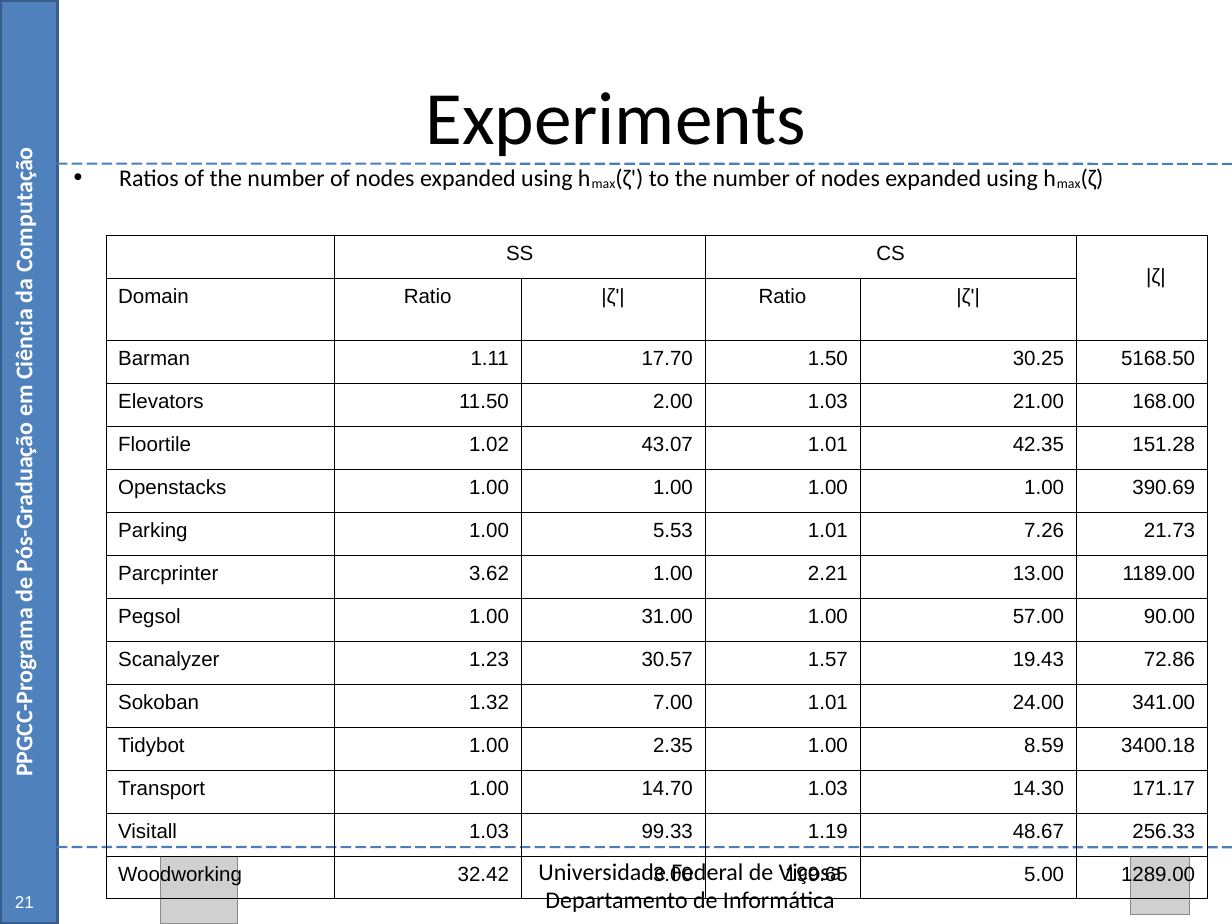
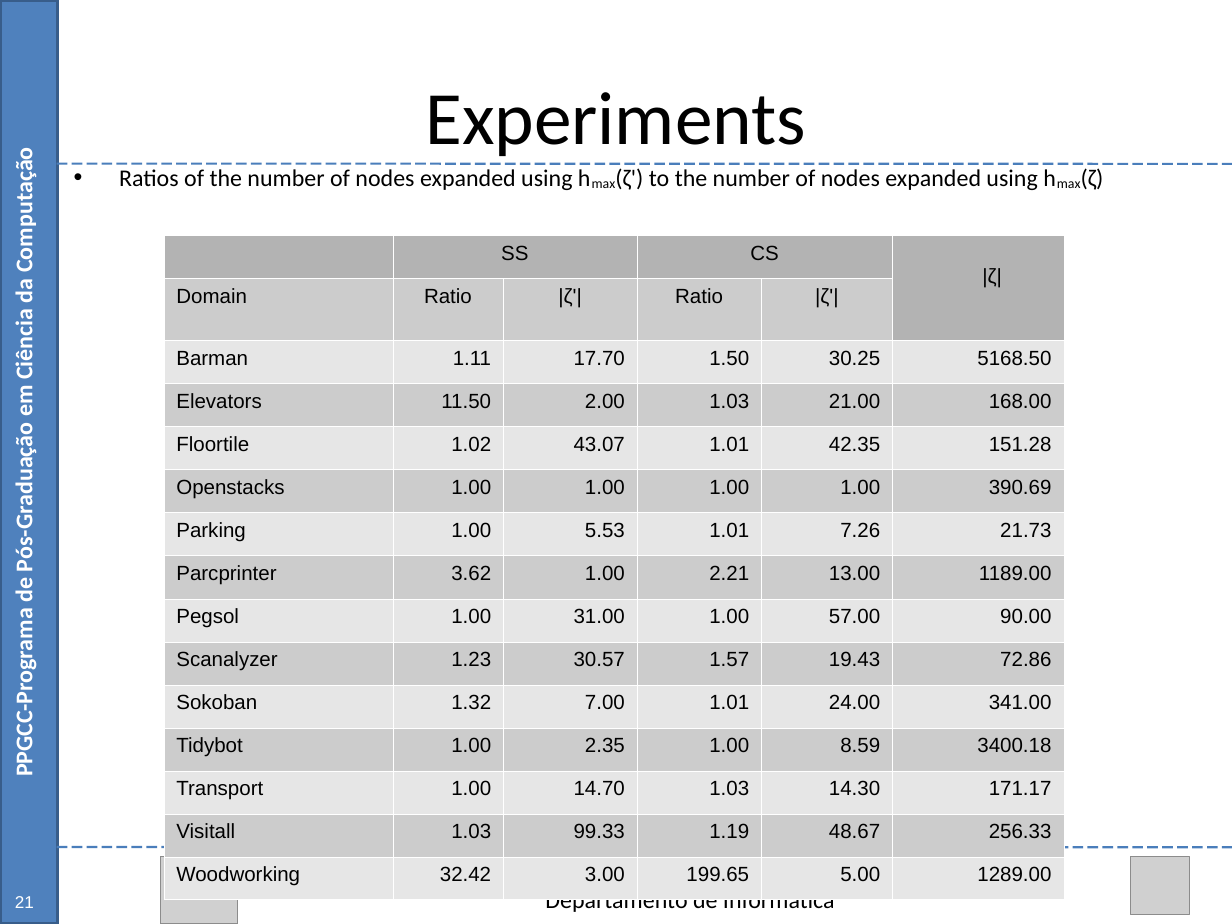
Before and after one commit to Marvinsky/research-marvin, a slide deck: slide 65 of latex/odp/dissertation_v12.odp. Drawn at 1232x924 pixels with LibreOffice and Linux fonts; fonts in the diff are those of the drawing; grey boxes stand for pictures. Boxes give left, top, right and bottom in pixels: in the first picture for what was removed or moved away, otherwise in the second. Text is boxed around its words. In the diff, an @@ line names an element or a change of style, - is before the commit and + after.

```diff
--- a/latex/odp/dissertation_v12.odp
+++ b/latex/odp/dissertation_v12.odp
@@ table at <box>164,235,1063,898</box> @@
@@ fill none to #B3B3B3 in 3 cells @@
@@ fill none to #CCCCCC in 41 cells @@
@@ fill none to #E6E6E6 in 42 cells @@
@@ borders changed @@
@@ table: place and size @@
-table at <box>106,235,1206,898</box>
+table at <box>164,235,1063,898</box>
```
Also in this commit, not shown: 5 other slides changed, 1 other file.
